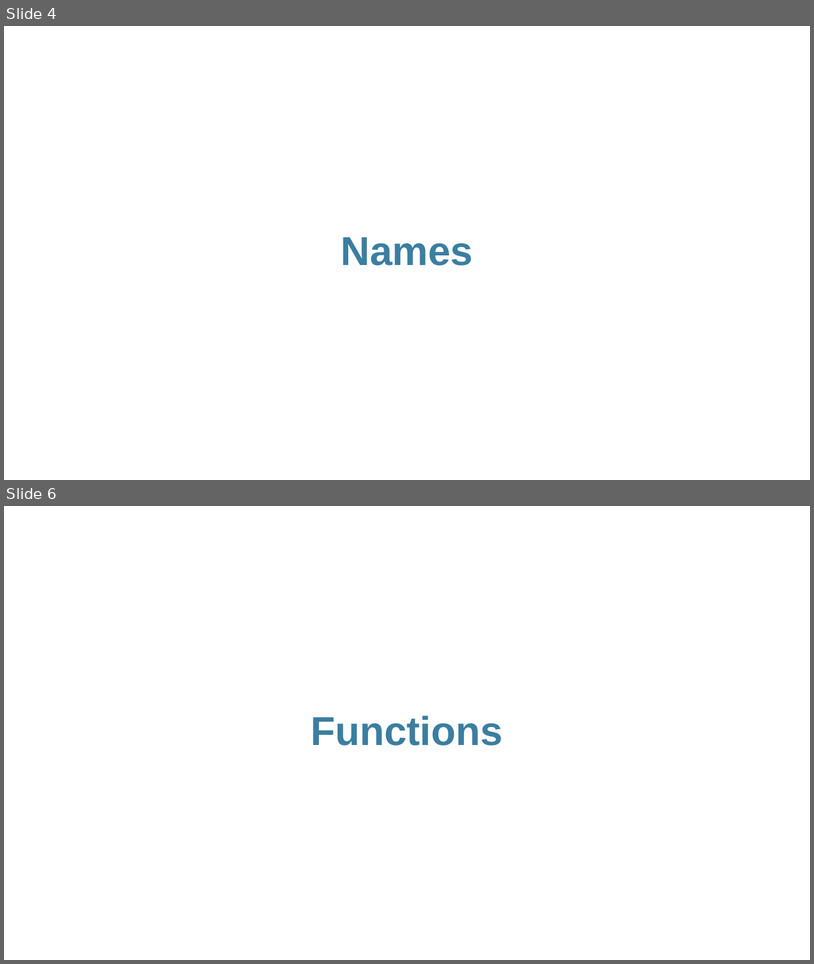
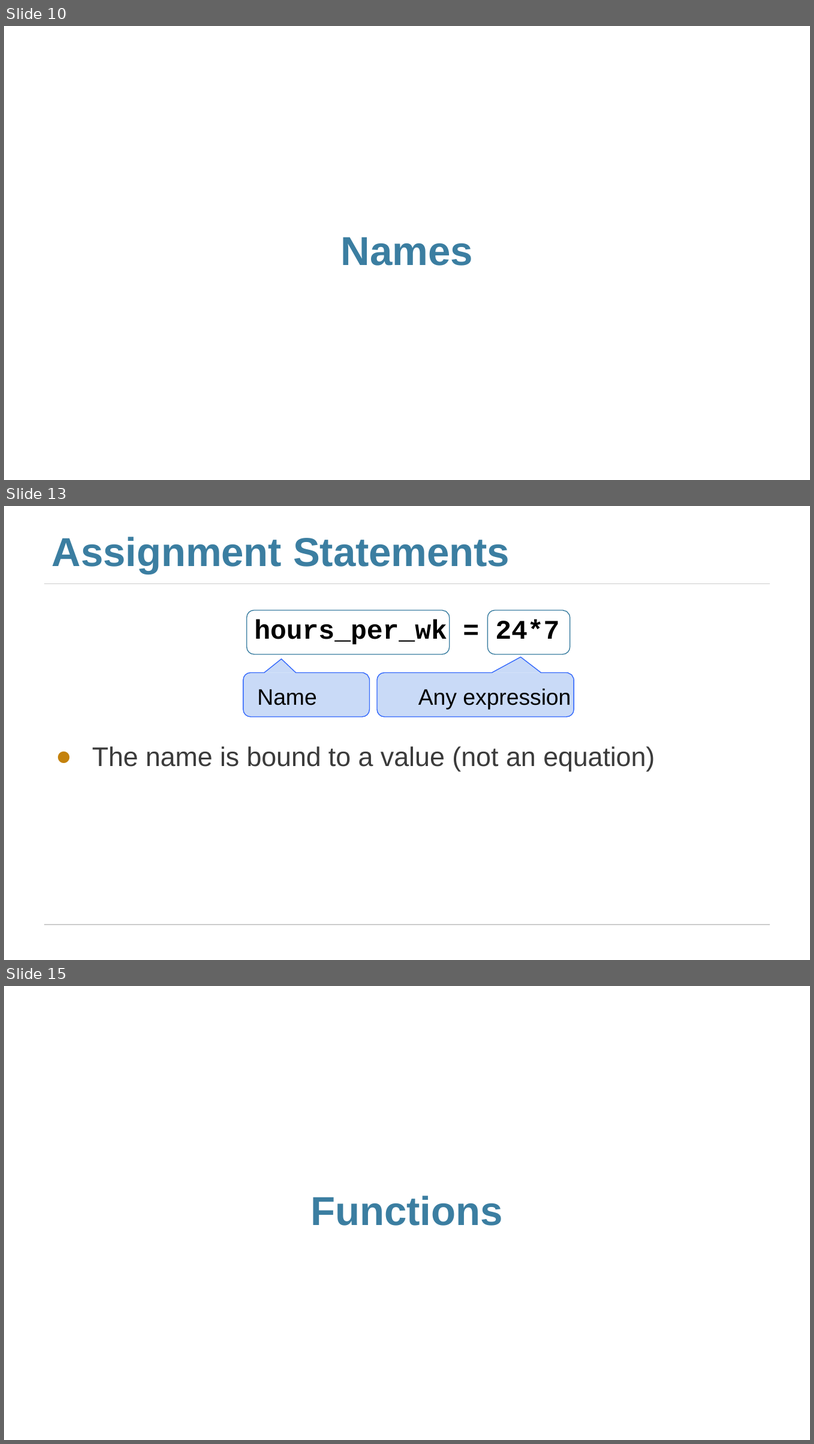
Before and after one commit to jhb10c/d8publicmaterials, a slide deck: Lectures/lec03_Tables.pptx. Shown one above the other, each under a label of ours: slides 4 and 6 before the commit, slides 10, 13 and 15 after it; the slides between them are not shown. The pictures are 814x964 and 814x1444 pixels, drawn with LibreOffice and Linux fonts; fonts in the diff are those of the drawing. Boxes give left, top, right and bottom in pixels: in the first picture for what was removed or moved away, otherwise in the second. Text is boxed around its words. In the diff, an @@ line names an element or a change of style, - is before the commit and + after.

```diff
--- a/Lectures/lec03_Tables.pptx
+++ b/Lectures/lec03_Tables.pptx
@@ slide 13 added at box(4, 506, 810, 960), background #FFFFFF @@
@@ title added at box(52, 537, 510, 574), 36 pt, text #3B7EA1, bold @@
+Assignment Statements
@@ freeform shape added at box(44, 583, 770, 583), outline #CCCCCC 0.75 pt @@
@@ text added at box(92, 619, 655, 771), 24 pt, text #3B3B3B @@
+hours_per_wk = 24*7
+Name Any expression
+● The name is bound to a value (not an equation)
@@ group added at box(243, 610, 574, 717): 6 freeform shapes @@
@@ freeform shape added at box(44, 925, 770, 925), outline #CCCCCC 0.75 pt @@
@@ what was slide 4 is now slide 10 @@
@@ what was slide 6 is now slide 15 @@
```
Also in this commit, not shown: 2 slides changed, 12 other slides added, 3 other files.
